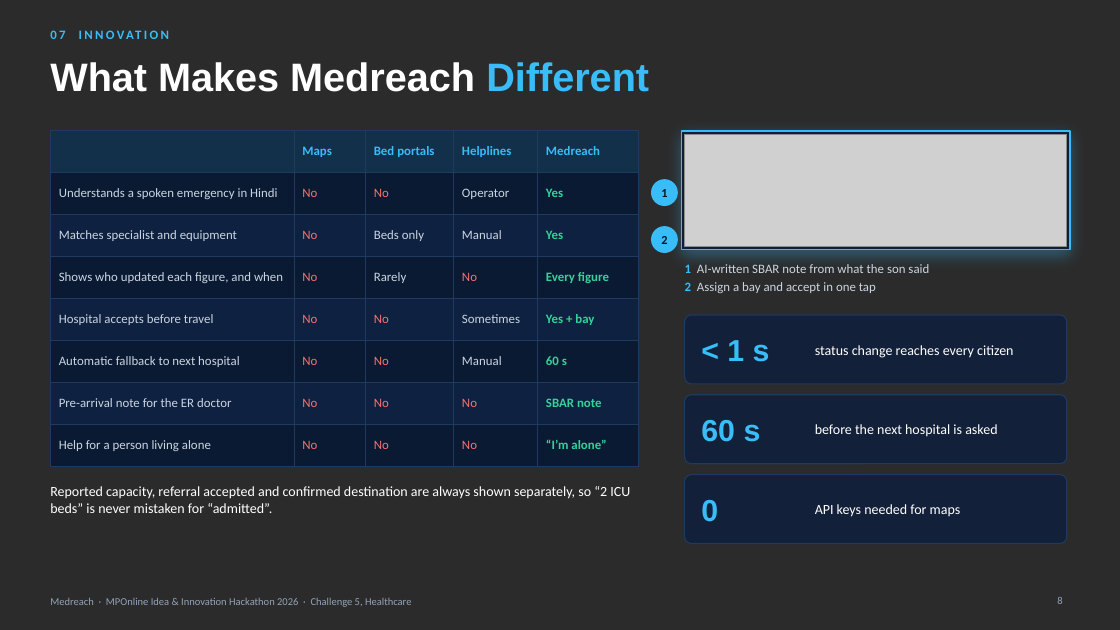
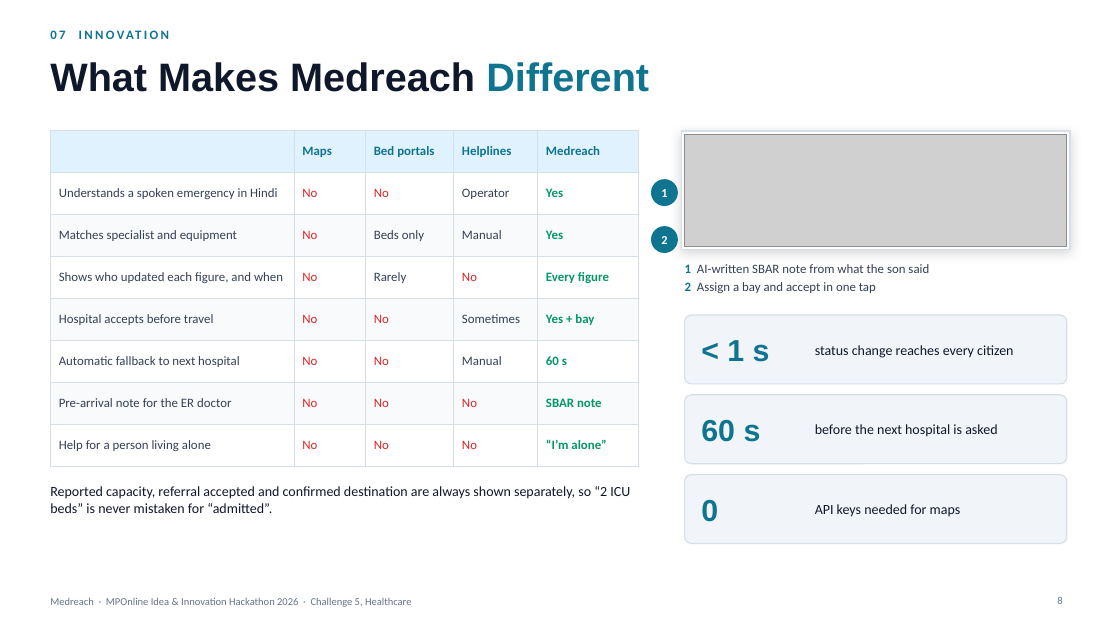
Before and after one commit to prakharporwal518-collab/Medreach, a slide deck: slide 8 of public/downloads/Medreach-Presentation-Final.pptx. Drawn at 1120x630 pixels with LibreOffice and Linux fonts; fonts in the diff are those of the drawing; grey boxes stand for pictures; background and template pictures are left out; a plain dark background stands for a picture behind light text. Boxes give left, top, right and bottom in pixels: in the first picture for what was removed or moved away, otherwise in the second. Text is boxed around its words. In the diff, an @@ line names an element or a change of style, - is before the commit and + after.

```diff
--- a/public/downloads/Medreach-Presentation-Final.pptx
+++ b/public/downloads/Medreach-Presentation-Final.pptx
@@ background picture (left out) to #FFFFFF @@
@@ title "What Makes Medreach Different" at bbox=[50, 62, 649, 92]: text colour #FFFFFF to #0F172A in "What Makes Medreach"; text colour #38BDF8 to #0E7490 in "Different" @@
@@ table at bbox=[50, 130, 639, 455] @@
@@ fill #12304A to #E0F2FE in row 1 @@
@@ fill #0B1A33 to #FFFFFF in 20 cells @@
@@ fill #0E2140 to #F8FAFC in 15 cells @@
@@ text colour #38BDF8 to #0E7490 in "Maps", "Bed portals", "Helplines", "Medreach" @@
@@ text colour #CBD5E1 to #334155 in "Understands a spoken emergency in Hindi", "Operator", "Matches specialist and equipment", "Beds only" and 9 more places @@
@@ text colour #F87171 to #DC2626 in "No", "No", "No", "No" and 11 more places @@
@@ text colour #34D399 to #059669 in "Yes", "Yes", "Every figure", "Yes + bay" and 3 more places @@
@@ borders changed @@
@@ rectangle at bbox=[681, 131, 1070, 250]: fill #0E1F3D to #FFFFFF; outline #38BDF8 1 pt to #D6DEE8 1 pt; shadow changed @@
@@ ellipse "1" at bbox=[651, 179, 678, 206]: text colour #07122A to #FFFFFF; fill #38BDF8 to #0E7490 @@
@@ ellipse "2" at bbox=[651, 226, 678, 253]: text colour #07122A to #FFFFFF; fill #38BDF8 to #0E7490 @@
@@ text "1 AI-written SBAR note from ..." at bbox=[685, 264, 929, 293]: text colour #38BDF8 to #0E7490 in "1", "2"; text colour #CBD5E1 to #334155 @@
@@ fill #0E1F3D at 85% opacity to #F1F5F9; outline #1E3A5F 1 pt to #D6DEE8 1 pt in 3 elements at bbox=[685, 315, 1067, 384], bbox=[685, 395, 1067, 464], bbox=[685, 475, 1067, 544] @@
@@ text colour #38BDF8 to #0E7490 in 4 elements at bbox=[50, 30, 65, 39], bbox=[727, 340, 770, 362], bbox=[701, 420, 761, 442], bbox=[701, 500, 718, 522] @@
@@ text colour #FFFFFF to #0F172A in 4 elements at bbox=[50, 486, 630, 513], bbox=[815, 345, 1013, 358], bbox=[815, 424, 997, 437], bbox=[815, 504, 961, 517] @@
@@ text "Medreach · MPOnline Idea & ..." at bbox=[50, 597, 411, 607]: text colour #94A3B8 to #64748B @@
@@ page number at bbox=[1057, 597, 1062, 604]: text colour #94A3B8 to #64748B @@
```
Also in this commit, not shown: 9 other slides changed, 4 other files.
